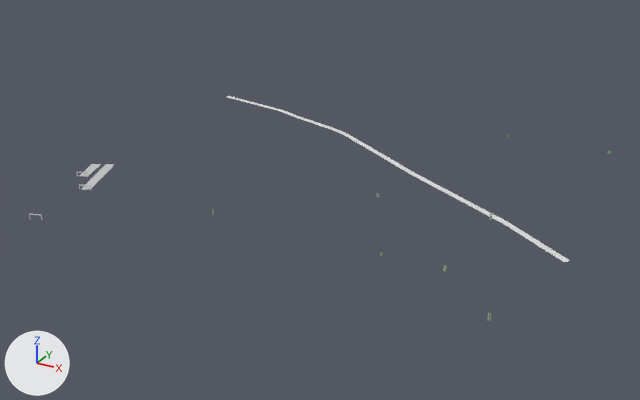
The glTF model white-model-six-districts/chunks/135_110_high.glb as it was, and as the next commit left it.
Camera for both pictures: a camera (50 mm lens) standing at (8165.0, -5024.0, 366.0) and looking at (7735.0, -4243.0, -24.0). Lighting does not change. The marker at lower left points along +X, +Y and +Z. The older version comes first. Vertices at exactly the same position are counted once.
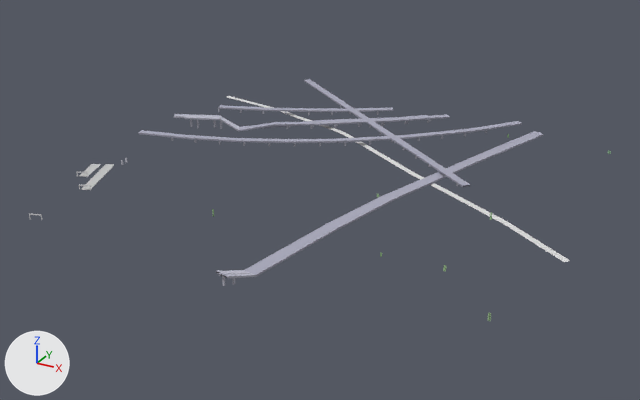
Pixel boxes [x1, y1, x2, y2] of what changed, in the pictures (640 x 400 px):
'Mesh_0', reshaped (8% taller)
    before: [29, 96, 611, 321]
    after: [29, 79, 611, 321]
part 1 of me_mesh_0, added
    after: [121, 79, 544, 286]

Edits to the bpy script that builds the scene:
```text
Change me_mesh_0:
    used by ob_mesh_0; location = (0.0, 0.0, 0.0)
    remove me_mesh_0.from_pydata(...)  # 176 vertices, 142 faces; spans x 7477.0..8024.0, y -4475.0..-4024.0, z 2.0..13.0
    add me_mesh_0.from_pydata(...)  # 1152 vertices, 1284 faces; spans x 7477.0..8024.0, y -4502.0..-3934.0, z 1.0..19.0
    me_mesh_0 part 1: 976 vertices added at x 7480.0..7912.0, y -4502.0..-3934.0, z 1.0..19.0
```
